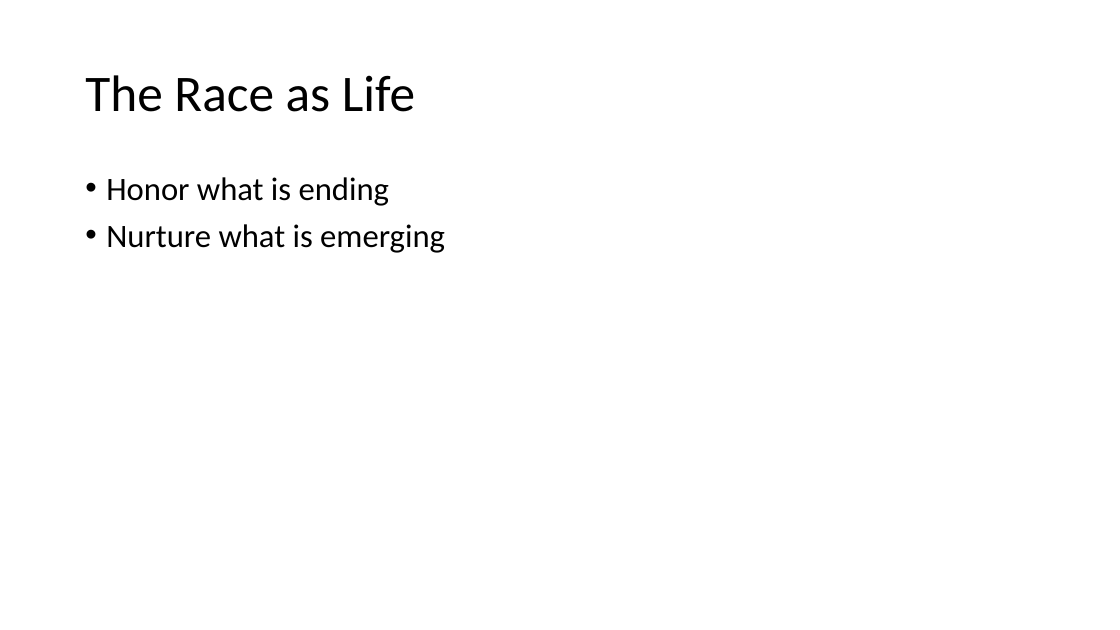
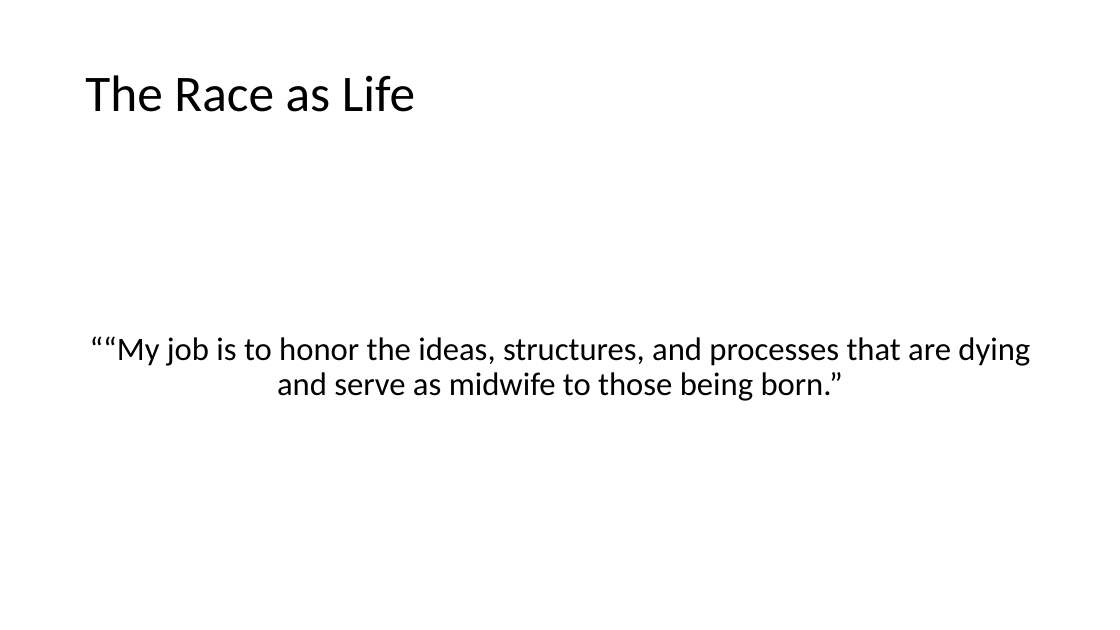
Before and after one commit to jugisahunk/presentations, a slide deck: slide 31 of tortoise-and-hare/tortoise-and-hare.pptx. Drawn at 1120x630 pixels with LibreOffice and Linux fonts; fonts in the diff are those of the drawing. Boxes give left, top, right and bottom in pixels: in the first picture for what was removed or moved away, otherwise in the second. Text is boxed around its words. In the diff, an @@ line names an element or a change of style, - is before the commit and + after.

```diff
--- a/tortoise-and-hare/tortoise-and-hare.pptx
+++ b/tortoise-and-hare/tortoise-and-hare.pptx
@@ text "““My job is to honor ..." at <box>90,336,1030,401</box>: vertical alignment top to middle @@
@@ text at <box>90,336,1030,401</box>: text changed @@
-• Honor what is ending
-• Nurture what is emerging
+““My job is to honor the ideas, structures, and processes that are dying and serve as midwife to those being born.”
```
Also in this commit, not shown: 2 other slides changed.
